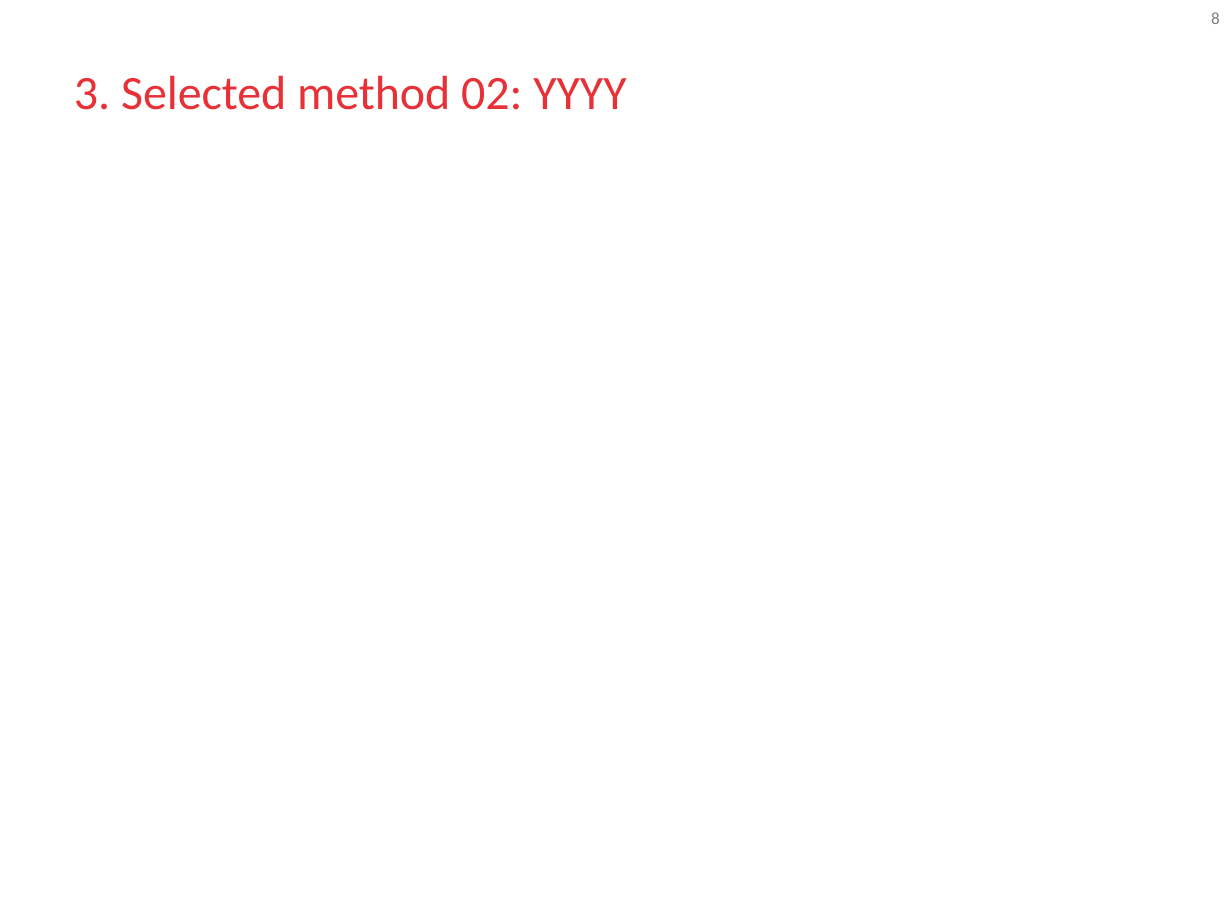
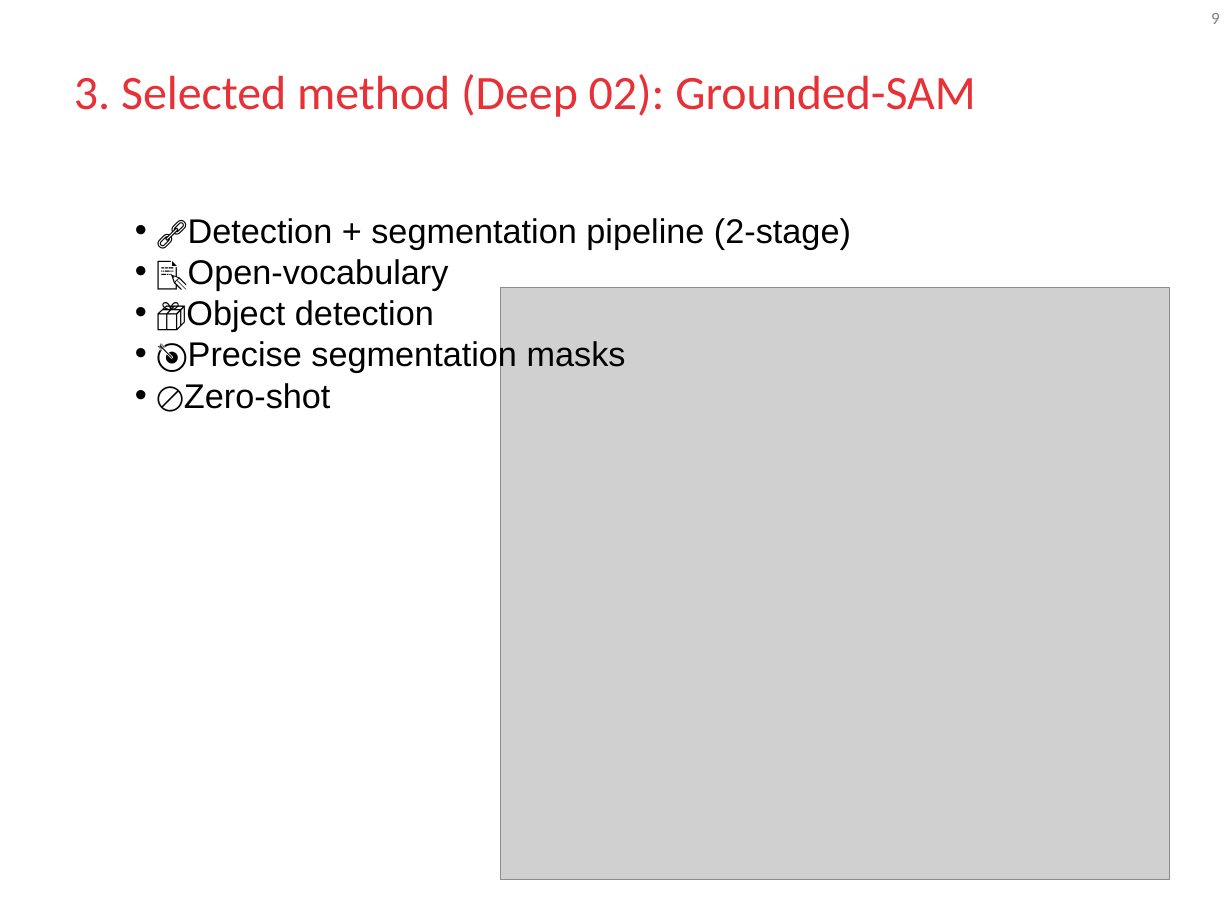
Before and after one commit to blooraayy/VA_RetoMichelin, a slide deck: slide 9 of docs/GIDIA_VA_Course_Project_Presentations.pptx (slide 8 before the commit). Drawn at 1232x924 pixels with LibreOffice and Linux fonts; fonts in the diff are those of the drawing; grey boxes stand for pictures; background and template pictures are left out. Boxes give left, top, right and bottom in pixels: in the first picture for what was removed or moved away, otherwise in the second. Text is boxed around its words. In the diff, an @@ line names an element or a change of style, - is before the commit and + after.

Commit message:
Selected Method Pablo, Literature Review Pablo & Datasets slides

```diff
--- a/docs/GIDIA_VA_Course_Project_Presentations.pptx
+++ b/docs/GIDIA_VA_Course_Project_Presentations.pptx
@@ page number at box(1211, 13, 1220, 24): text changed @@
-8
+9
@@ title at box(74, 74, 976, 117): text changed @@
-3. Selected method 02: YYYY
+3. Selected method (Deep 02): Grounded-SAM
@@ text added at box(184, 218, 851, 409), 20 pt, text #000000 @@
+• 🔗Detection + segmentation pipeline (2-stage)
+• 📝Open-vocabulary
+• 📦Object detection
+• 🎯Precise segmentation masks
+• 🚫Zero-shot
@@ picture added at box(500, 287, 1169, 878) @@
```
Also in this commit, not shown: 1 other slide changed, 4 slides added, 1 slide removed.
